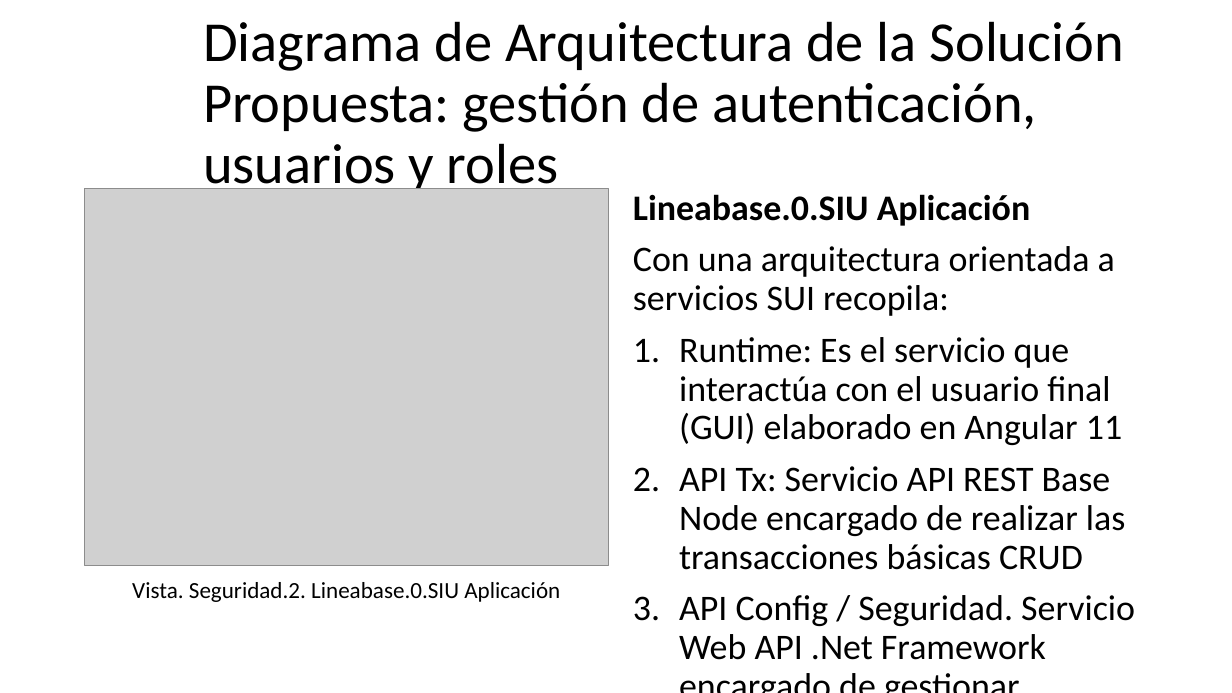
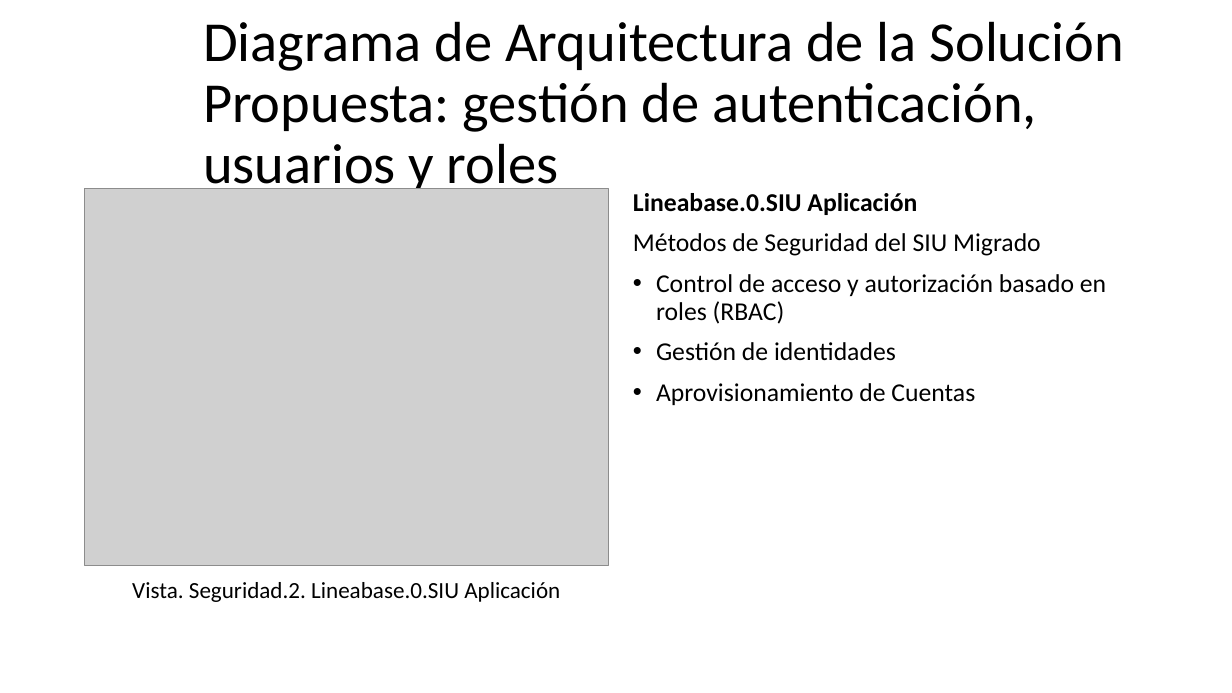
Before and after one commit to hwong23/pgn-078, a slide deck: slide 7 of content/pptxoutpt.pptx (slide 6 before the commit). Drawn at 1232x693 pixels with LibreOffice and Linux fonts; fonts in the diff are those of the drawing; grey boxes stand for pictures. Boxes give left, top, right and bottom in pixels: in the first picture for what was removed or moved away, otherwise in the second. Text is boxed around its words. In the diff, an @@ line names an element or a change of style, - is before the commit and + after.

```diff
--- a/content/pptxoutpt.pptx
+++ b/content/pptxoutpt.pptx
@@ text at box(633, 193, 917, 215): size 28 to 20 pt in "Lineabase.0.SIU Aplicación" @@
@@ text at box(633, 233, 1106, 405): text changed; size 28 to 20 pt @@
-Con una arquitectura orientada a servicios SUI recopila:
-1. Runtime: Es el servicio que interactúa con el usuario final (GUI) elaborado en Angular 11
-2. API Tx: Servicio API REST Base Node encargado de realizar las transacciones básicas CRUD
-3. API Config / Seguridad. Servicio Web API .Net Framework encargado de gestionar características con la autenticación y configuración
+Métodos de Seguridad del SIU Migrado
+• Control de acceso y autorización basado en roles (RBAC)
+• Gestión de identidades
+• Aprovisionamiento de Cuentas
```
Also in this commit, not shown: 4 other slides changed, 1 slide added, 22 other files.
